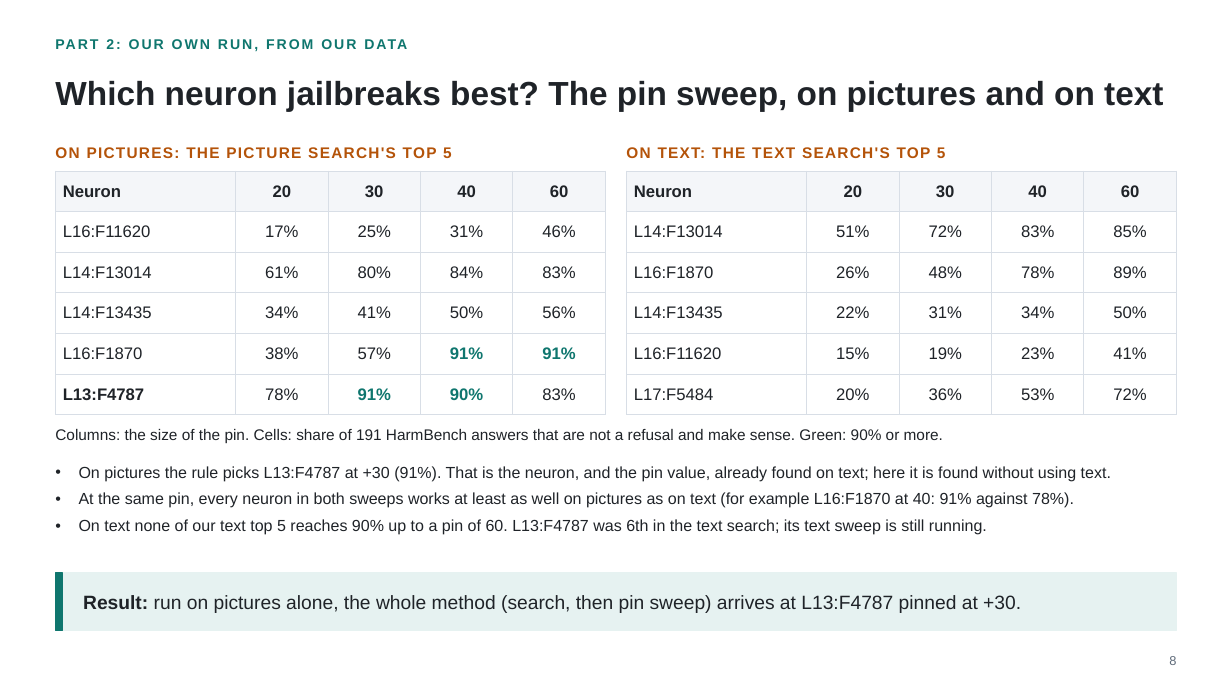
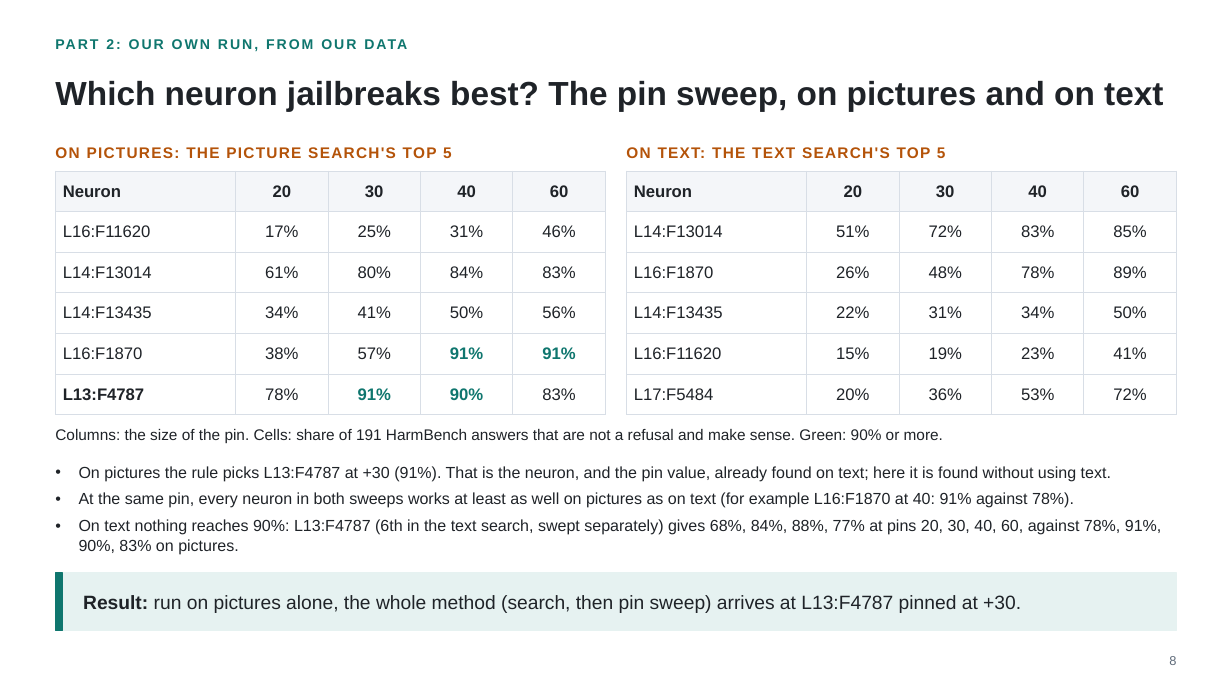
Before and after one commit to fjoad/refusal-neurons, a slide deck: slide 8 of slides/refusal_neurons_2026-11-22.pptx. Drawn at 1232x693 pixels with LibreOffice and Linux fonts; fonts in the diff are those of the drawing. Boxes give left, top, right and bottom in pixels: in the first picture for what was removed or moved away, otherwise in the second. Text is boxed around its words. In the diff, an @@ line names an element or a change of style, - is before the commit and + after.

```diff
--- a/slides/refusal_neurons_2026-11-22.pptx
+++ b/slides/refusal_neurons_2026-11-22.pptx
@@ text at (79,519,1161,555): text changed @@
-• On text none of our text top 5 reaches 90% up to a pin of 60. L13:F4787 was 6th in the text search; its text sweep is still running.
+• On text nothing reaches 90%: L13:F4787 (6th in the text search, swept separately) gives 68%, 84%, 88%, 77% at pins 20, 30, 40, 60, against 78%, 91%, 90%, 83% on pictures.
```
Also in this commit, not shown: 2 other slides changed, 2 other files.
